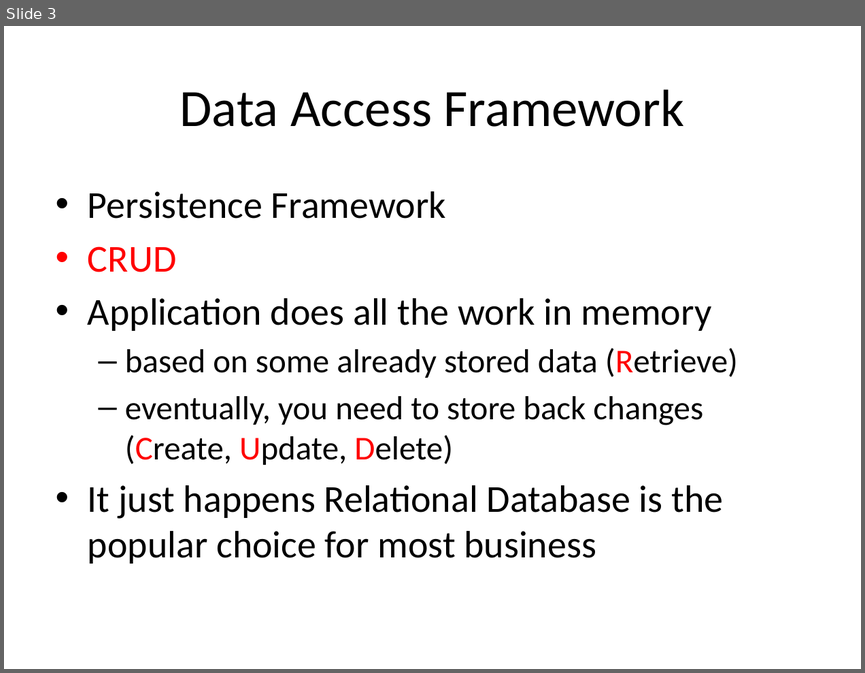
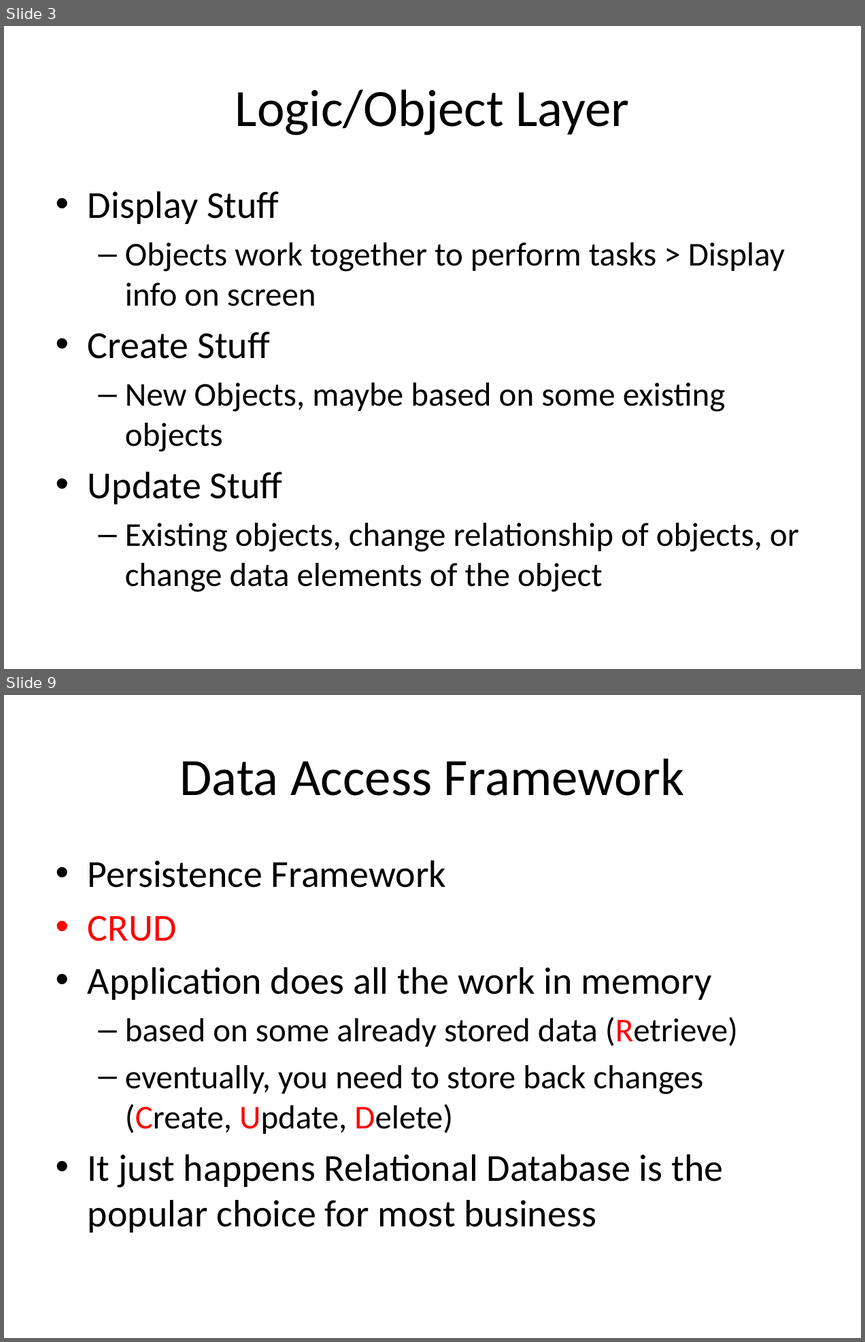
Before and after one commit to harrychou/Notes, a slide deck: Data Access Framework.pptx. Shown one above the other, each under a label of ours: slide 3 before the commit, slides 3 and 9 after it; the slides between them are not shown. The pictures are 865x673 and 865x1342 pixels, drawn with LibreOffice and Linux fonts; fonts in the diff are those of the drawing. Boxes give left, top, right and bottom in pixels: in the first picture for what was removed or moved away, otherwise in the second. Text is boxed around its words. In the diff, an @@ line names an element or a change of style, - is before the commit and + after.

```diff
--- a/Data Access Framework.pptx
+++ b/Data Access Framework.pptx
@@ slide 3 added at box(4, 26, 861, 669), background #FFFFFF @@
@@ title added at box(235, 89, 629, 135), 44 pt, text #000000 @@
+Logic/Object Layer
@@ text added at box(88, 191, 799, 592), 28 pt, text #000000 @@
+• Display Stuff
+  – Objects work together to perform tasks > Display info on screen
+• Create Stuff
+  – New Objects, maybe based on some existing objects
+• Update Stuff
+  – Existing objects, change relationship of objects, or change data elements of the object
@@ what was slide 3 is now slide 9 @@
```
Also in this commit, not shown: 2 slides changed, 5 other slides added, 1 slide removed, 2 other files.
